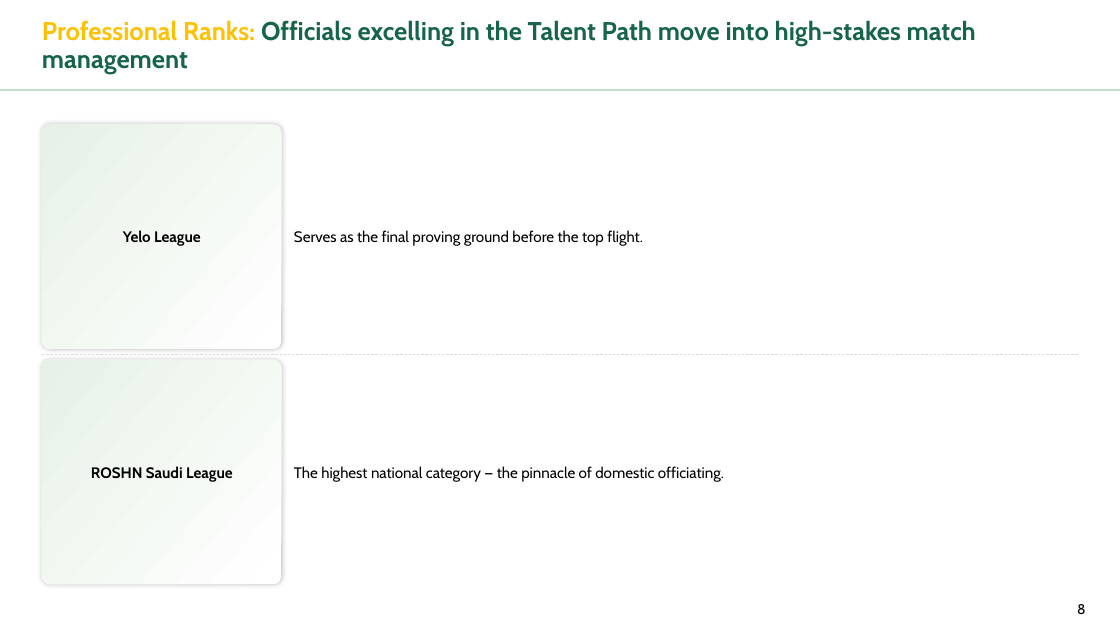
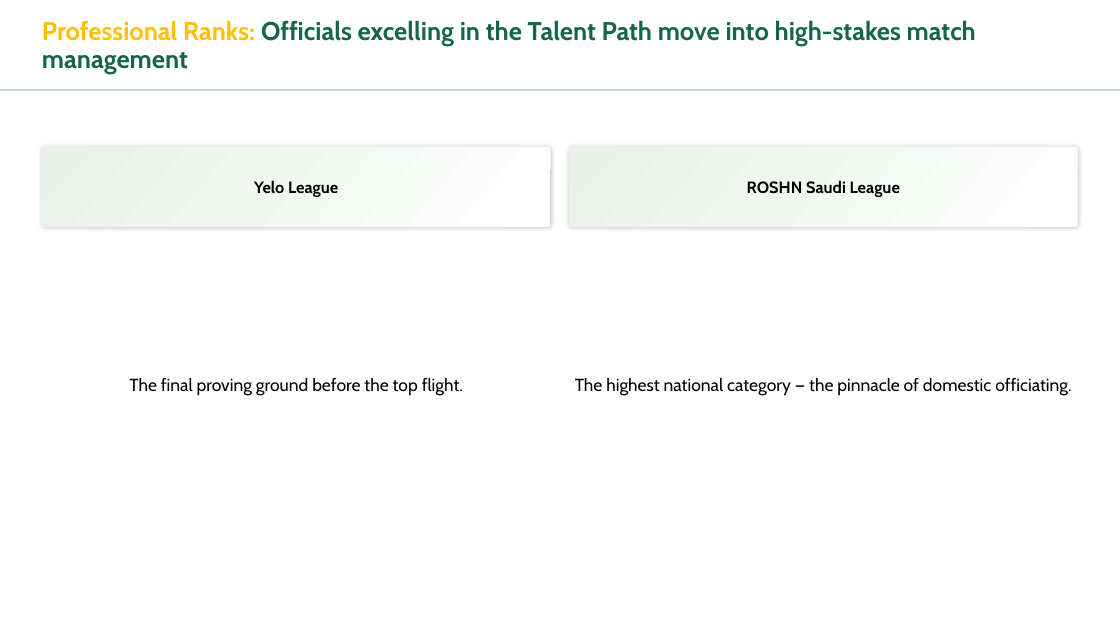
Before and after one commit to meedo5657-rgb/SAFF, a slide deck: slide 8 of Refereeing_Pathway_Presentation.pptx. Drawn at 1120x630 pixels with LibreOffice and Linux fonts; fonts in the diff are those of the drawing. Boxes give left, top, right and bottom in pixels: in the first picture for what was removed or moved away, otherwise in the second. Text is boxed around its words. In the diff, an @@ line names an element or a change of style, - is before the commit and + after.

```diff
--- a/Refereeing_Pathway_Presentation.pptx
+++ b/Refereeing_Pathway_Presentation.pptx
@@ rounded rectangle "Yelo League": place and size @@
-rounded rectangle "Yelo League" at (42,125,281,350)
+rounded rectangle "Yelo League" at (42,147,550,227)
@@ rounded rectangle "Yelo League" at (42,147,550,227): size 13 to 14 pt @@
@@ rounded rectangle "ROSHN Saudi League" at (569,147,1077,227): size 13 to 14 pt @@
@@ rounded rectangle "ROSHN Saudi League": place and size @@
-rounded rectangle "ROSHN Saudi League" at (42,360,281,585)
+rounded rectangle "ROSHN Saudi League" at (569,147,1077,227)
@@ text "The highest national category — ...": place and size @@
-text "The highest national category — ..." at (294,466,724,481)
+text "The highest national category — ..." at (575,378,1071,396)
@@ text "The highest national category — ..." at (575,378,1071,396): size 13 to 15 pt; alignment left to centre @@
@@ line removed from (42, 355) to (1080, 355) @@
@@ text at (129,378,463,396): text changed; size 13 to 15 pt @@
-Serves as the final proving ground before the top flight.
+The final proving ground before the top flight.
@@ page number removed at (1077,604,1086,614) @@
-8
```
Also in this commit, not shown: 30 other slides changed.
